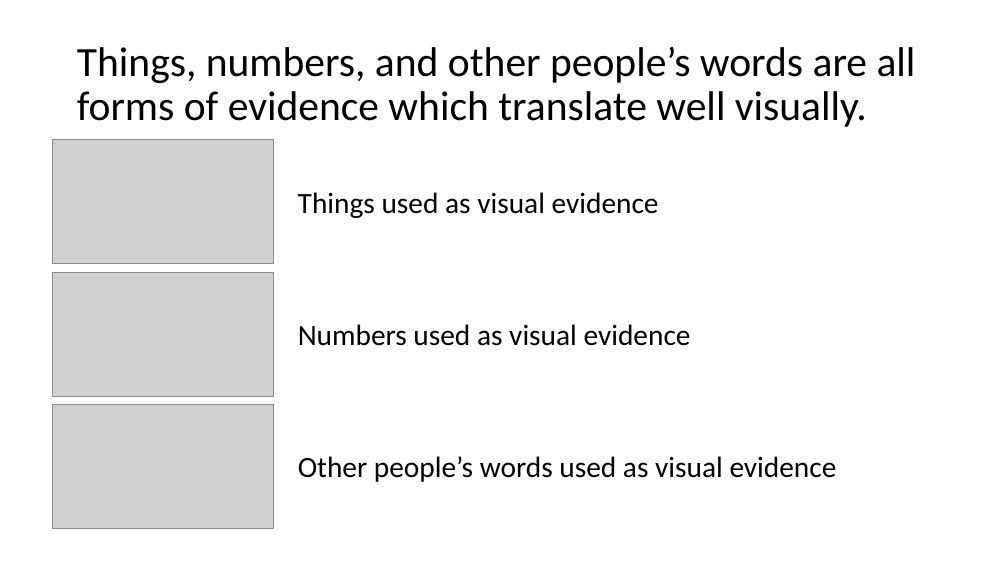
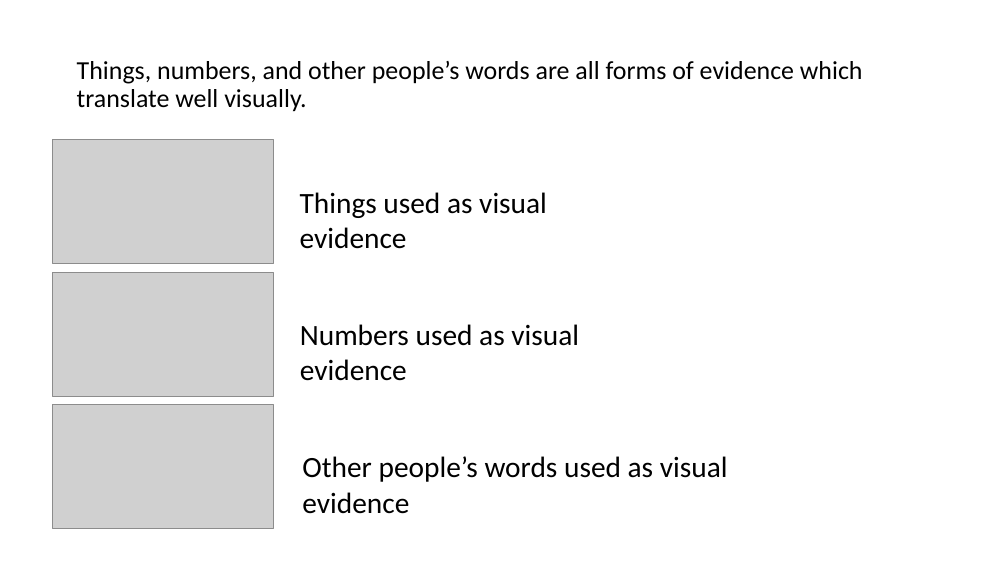
Before and after one commit to kurtisdmiller/kurtisdmiller.github.io, a slide deck: slide 2 of course/public-speaking/visual-aid/example-visual-aid.pptx (slide 4 before the commit). Drawn at 1008x567 pixels with LibreOffice and Linux fonts; fonts in the diff are those of the drawing; grey boxes stand for pictures. Boxes give left, top, right and bottom in pixels: in the first picture for what was removed or moved away, otherwise in the second. Text is boxed around its words. In the diff, an @@ line names an element or a change of style, - is before the commit and + after.

```diff
--- a/course/public-speaking/visual-aid/example-visual-aid.pptx
+++ b/course/public-speaking/visual-aid/example-visual-aid.pptx
@@ text "Things, numbers, and other people’s ..." at [77, 61, 863, 112]: size 39.6 to 24.6 pt @@
@@ text "Things used as visual evidence" rewrapped from [298, 192, 659, 218] to [300, 192, 547, 249] @@
@@ text "Numbers used as visual evidence" rewrapped from [298, 324, 691, 346] to [300, 324, 579, 381] @@
@@ text "Other people’s words used as ..." rewrapped from [298, 456, 837, 482] to [302, 456, 728, 514] @@
```
Also in this commit, not shown: 5 other slides changed, 19 other files.
